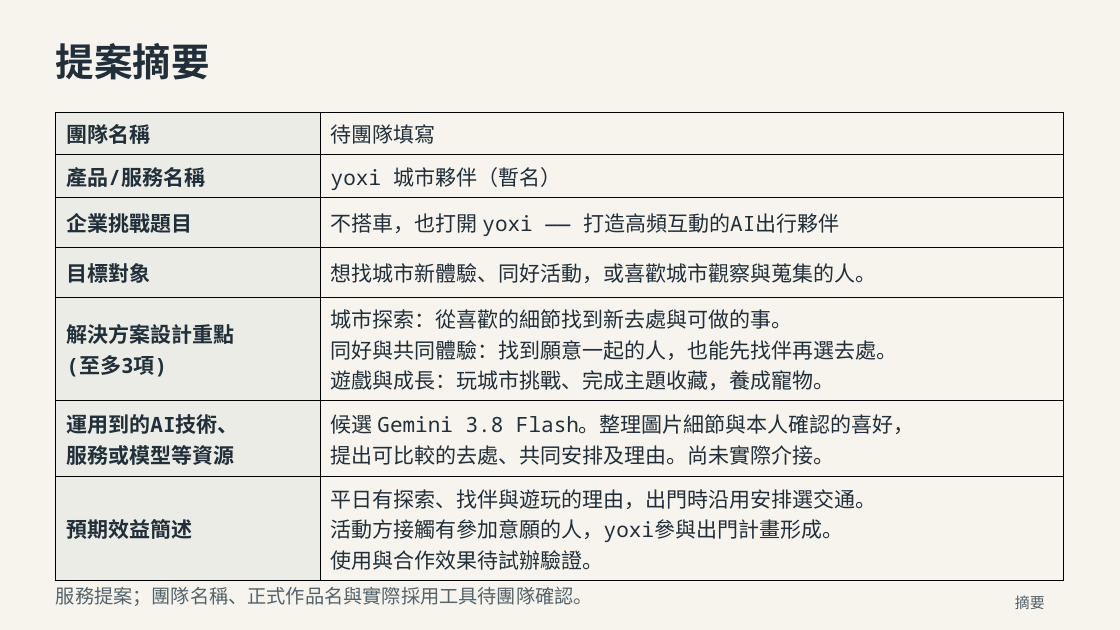
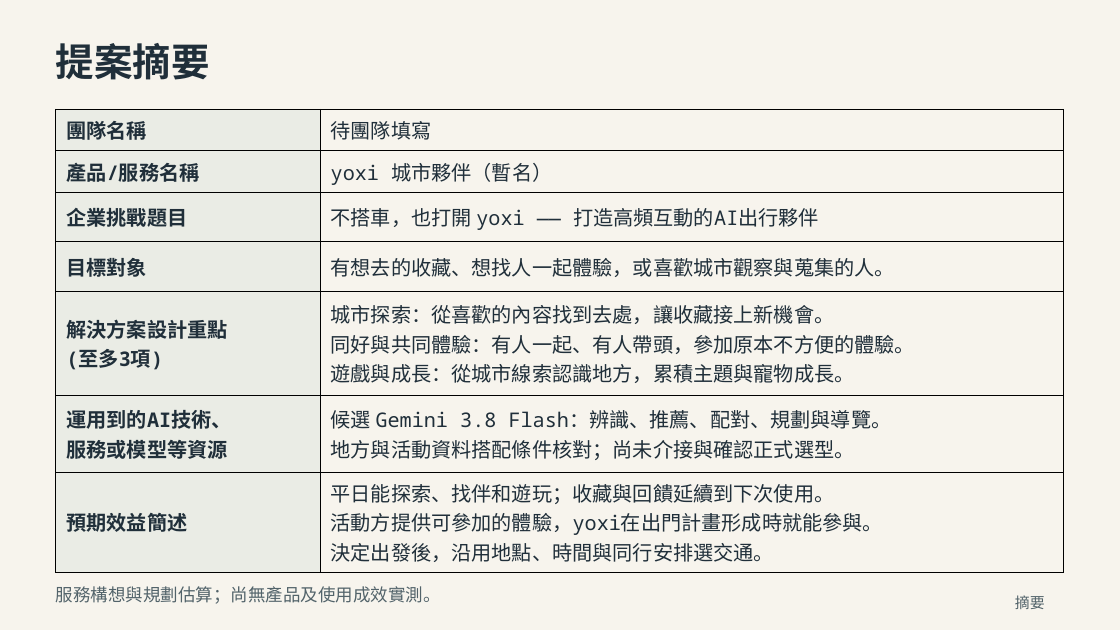
Before and after one commit to e40125/yoxi-meeting-review, a slide deck: slide 1 of downloads/proposal/yoxi-proposal.pptx. Drawn at 1120x630 pixels with LibreOffice and Linux fonts; fonts in the diff are those of the drawing. Boxes give left, top, right and bottom in pixels: in the first picture for what was removed or moved away, otherwise in the second. Text is boxed around its words. In the diff, an @@ line names an element or a change of style, - is before the commit and + after.

```diff
--- a/downloads/proposal/yoxi-proposal.pptx
+++ b/downloads/proposal/yoxi-proposal.pptx
@@ table at (56, 109, 1065, 566) @@
-row 4, column 2: 想找城市新體驗、同好活動，或喜歡城市觀察與蒐集的人。
+row 4, column 2: 有想去的收藏、想找人一起體驗，或喜歡城市觀察與蒐集的人。
-row 5, column 2: 城市探索：從喜歡的細節找到新去處與可做的事。 / 同好與共同體驗：找到願意一起的人，也能先找伴再選去處。 / 遊戲與成長：玩城市挑戰、完成主題收藏，養成寵物。
+row 5, column 2: 城市探索：從喜歡的內容找到去處，讓收藏接上新機會。 / 同好與共同體驗：有人一起、有人帶頭，參加原本不方便的體驗。 / 遊戲與成長：從城市線索認識地方，累積主題與寵物成長。
-row 6, column 2: 候選 Gemini 3.8 Flash。整理圖片細節與本人確認的喜好， / 提出可比較的去處、共同安排及理由。尚未實際介接。
+row 6, column 2: 候選 Gemini 3.8 Flash：辨識、推薦、配對、規劃與導覽。 / 地方與活動資料搭配條件核對；尚未介接與確認正式選型。
-row 7, column 2: 平日有探索、找伴與遊玩的理由，出門時沿用安排選交通。 / 活動方接觸有參加意願的人，yoxi參與出門計畫形成。 / 使用與合作效果待試辦驗證。
+row 7, column 2: 平日能探索、找伴和遊玩；收藏與回饋延續到下次使用。 / 活動方提供可參加的體驗，yoxi在出門計畫形成時就能參與。 / 決定出發後，沿用地點、時間與同行安排選交通。
@@ size 18 to 17.2 pt in "團隊名稱", "待團隊填寫", "產品/服務名稱", "yoxi 城市夥伴（暫名）" and 8 more places @@
@@ text at (56, 586, 441, 604): text changed; size 16.5 to 15 pt @@
-服務提案；團隊名稱、正式作品名與實際採用工具待團隊確認。
+服務構想與規劃估算；尚無產品及使用成效實測。
```
Also in this commit, not shown: 21 other slides changed, 5 slides added, 5 slides removed, 47 other files.
